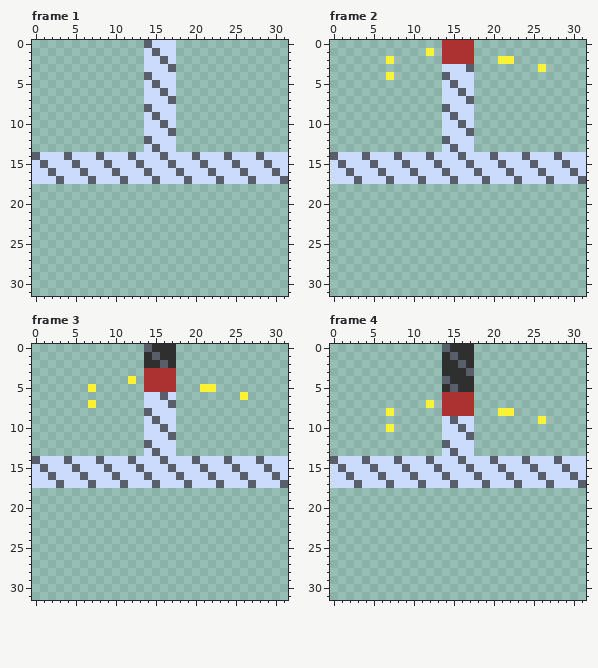
Pixel-art file: Document/Fuse/TFuseMoto.aseprite. Above, as it was before the edit.
32x32 pixels, 12 frames. Shown: frame 1, frame 2, frame 3, frame 4. The commit also changed other frames, which this record leaves out.
After:
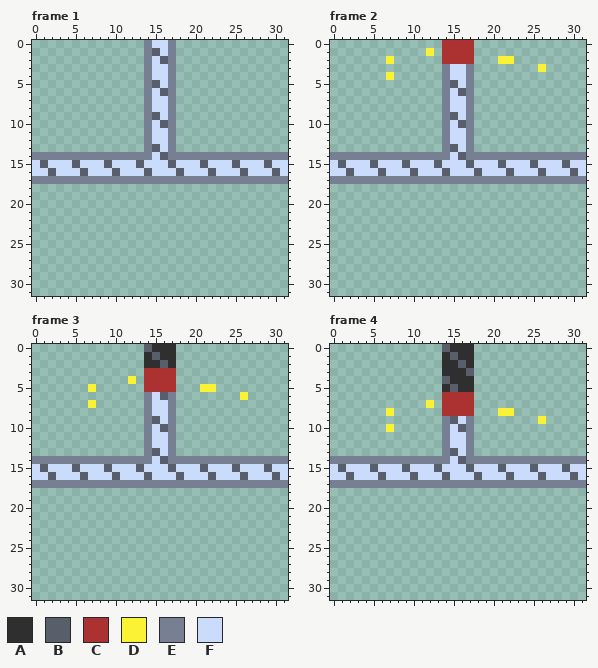
Palette (. is transparent): A #2f2f2f  B #595f6a  C #ac3232  D #fbf236  E #778092  F #cbdbfc
The edit:
Changed rows in their new state; - is an unchanged pixel.
Frame 1, layer "Layer 2":
first column x 0:
 0 --------------E--E--------------
 1 --------------E--E--------------
 2 --------------E--E--------------
 3 --------------E--E--------------
 4 --------------E--E--------------
 5 --------------E--E--------------
 6 --------------E--E--------------
 7 --------------E--E--------------
 8 --------------E--E--------------
 9 --------------E--E--------------
10 --------------E--E--------------
11 --------------E--E--------------
12 --------------E--E--------------
13 --------------E--E--------------
14 EEEEEEEEEEEEEEE--EEEEEEEEEEEEEEE
17 EEEEEEEEEEEEEEEEEEEEEEEEEEEEEEEE
Frame 2, layer "Layer 2":
first column x 0:
 3 --------------E--E--------------
 4 --------------E--E--------------
 5 --------------E--E--------------
 6 --------------E--E--------------
 7 --------------E--E--------------
 8 --------------E--E--------------
 9 --------------E--E--------------
10 --------------E--E--------------
11 --------------E--E--------------
12 --------------E--E--------------
13 --------------E--E--------------
14 EEEEEEEEEEEEEEE--EEEEEEEEEEEEEEE
17 EEEEEEEEEEEEEEEEEEEEEEEEEEEEEEEE
Frame 3, layer "Layer 2":
first column x 0:
 6 --------------E--E--------------
 7 --------------E--E--------------
 8 --------------E--E--------------
 9 --------------E--E--------------
10 --------------E--E--------------
11 --------------E--E--------------
12 --------------E--E--------------
13 --------------E--E--------------
14 EEEEEEEEEEEEEEE--EEEEEEEEEEEEEEE
17 EEEEEEEEEEEEEEEEEEEEEEEEEEEEEEEE
Frame 4, layer "Layer 2":
first column x 0:
 9 --------------E--E--------------
10 --------------E--E--------------
11 --------------E--E--------------
12 --------------E--E--------------
13 --------------E--E--------------
14 EEEEEEEEEEEEEEE--EEEEEEEEEEEEEEE
17 EEEEEEEEEEEEEEEEEEEEEEEEEEEEEEEE
Where, in picture pixels (left, top, right, bottom), the same in both pictures:
changed: (32, 40, 288, 184)
changed: (330, 64, 586, 184)
changed: (32, 392, 288, 488)
changed: (330, 416, 586, 488)
